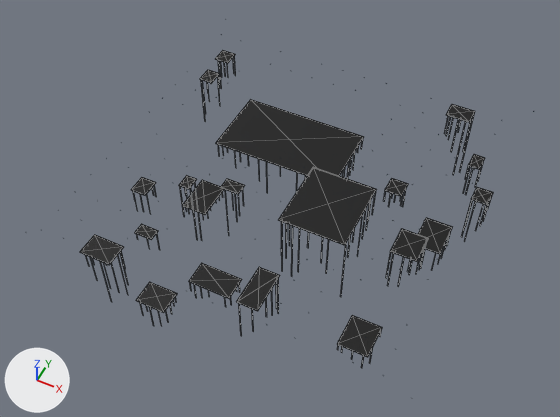
The glTF model netrun/assets/models/env/far_floor_c.glb as it was, and as the next commit left it.
One viewpoint serves both versions: a 50 mm camera at (6.54, -14.24, 15.73) aimed at (-0.4, -0.37, -1.62). Lighting does not change. The marker at lower left points along +X, +Y and +Z. The older version comes first. Mesh edges are drawn as thin lines on the coarser meshes.

Names of what the first picture shows: 'far_floor_streaks_hang', 'tiles' and 1 more.
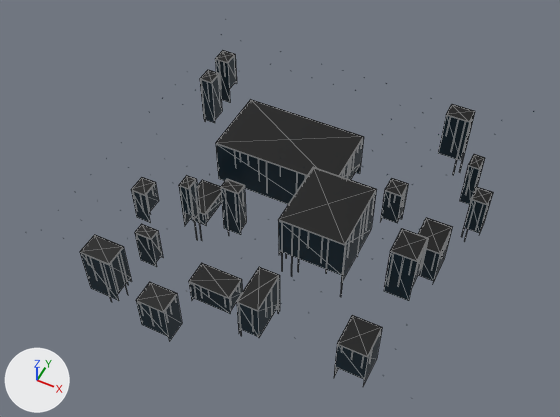
Pixel boxes [x1, y1, x2, y2] of what changed, in the pictures (560 x 417 px):
'far_floor_skirt', added: after [80, 56, 491, 386]

What changed in the scene script:
```text
Add mat_shell_soft:
    mat_shell_soft = bpy.data.materials.new('shell_soft')
    # nodes: BsdfPrincipled, Mix, OutputMaterial, VertexColor
    # colours: dark blue #192730, mixed with the vertex colours
Add me_far_floor_skirt:
    me_far_floor_skirt.from_pydata(...)  # 240 vertices, 160 faces; spans x -4.98..5.18, y -5.15..4.74, z -2.97..-0.03
    me_far_floor_skirt.materials.append(mat_shell_soft)
Add ob_far_floor_skirt:
    ob_far_floor_skirt = bpy.data.objects.new('far_floor_skirt', me_far_floor_skirt)
    ob_far_floor_skirt.location = (0.0, 0.0, 0.0)
```
